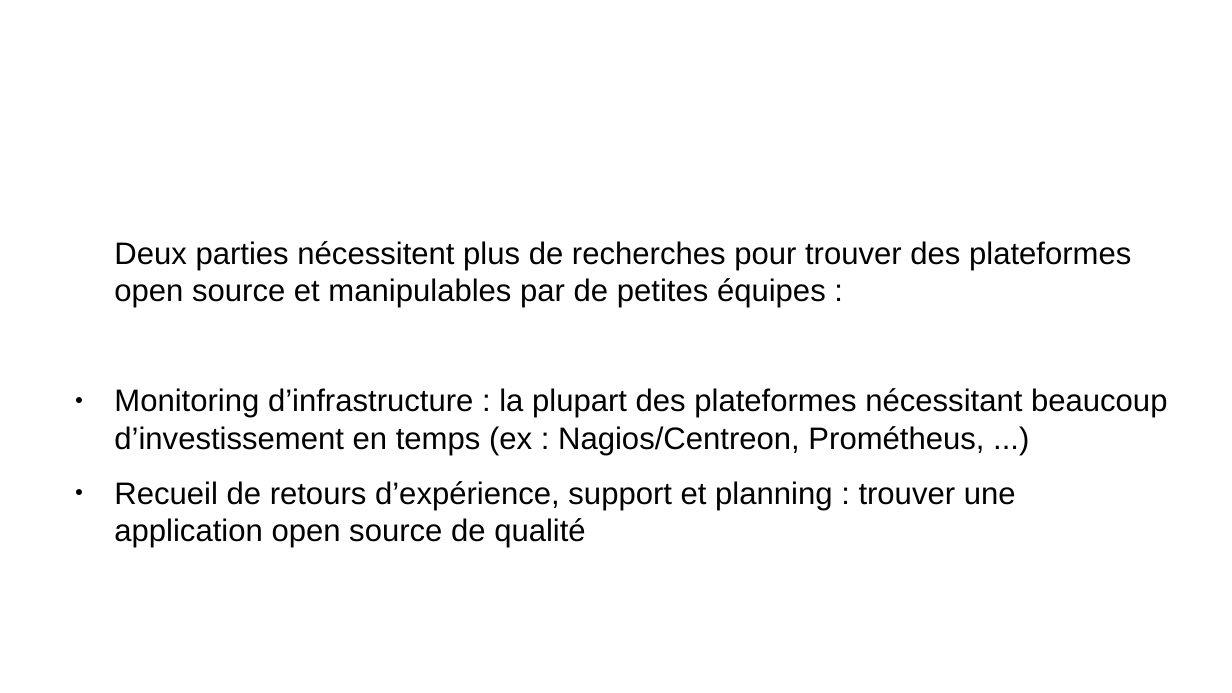
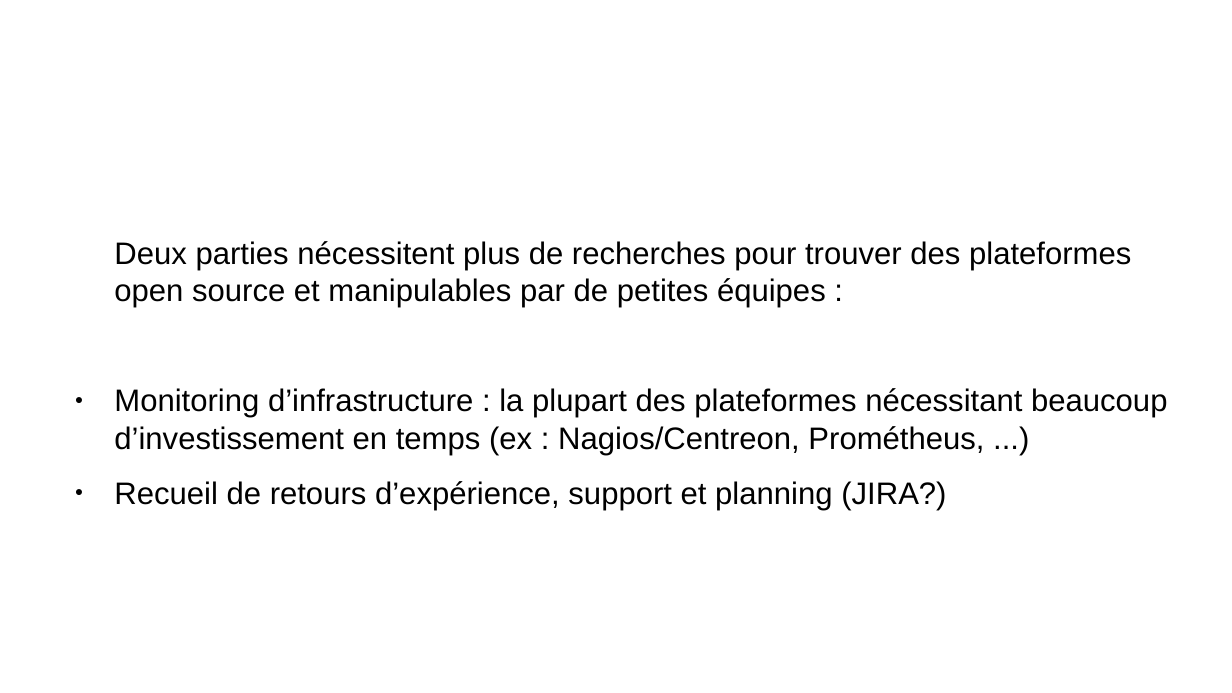
Before and after one commit to remipassmoilesel/ci-cd-plan, a slide deck: slide 22 of ci-cd-plan.odp. Drawn at 1232x693 pixels with LibreOffice and Linux fonts; fonts in the diff are those of the drawing; background and template pictures are left out. Boxes give left, top, right and bottom in pixels: in the first picture for what was removed or moved away, otherwise in the second. Text is boxed around its words. In the diff, an @@ line names an element or a change of style, - is before the commit and + after.

```diff
--- a/ci-cd-plan.odp
+++ b/ci-cd-plan.odp
@@ text at bbox=[114, 481, 946, 510]: text changed @@
-● Recueil de retours d’expérience, support et planning : trouver une application open source de qualité
+● Recueil de retours d’expérience, support et planning (JIRA?)
```
Also in this commit, not shown: 6 other slides changed.
